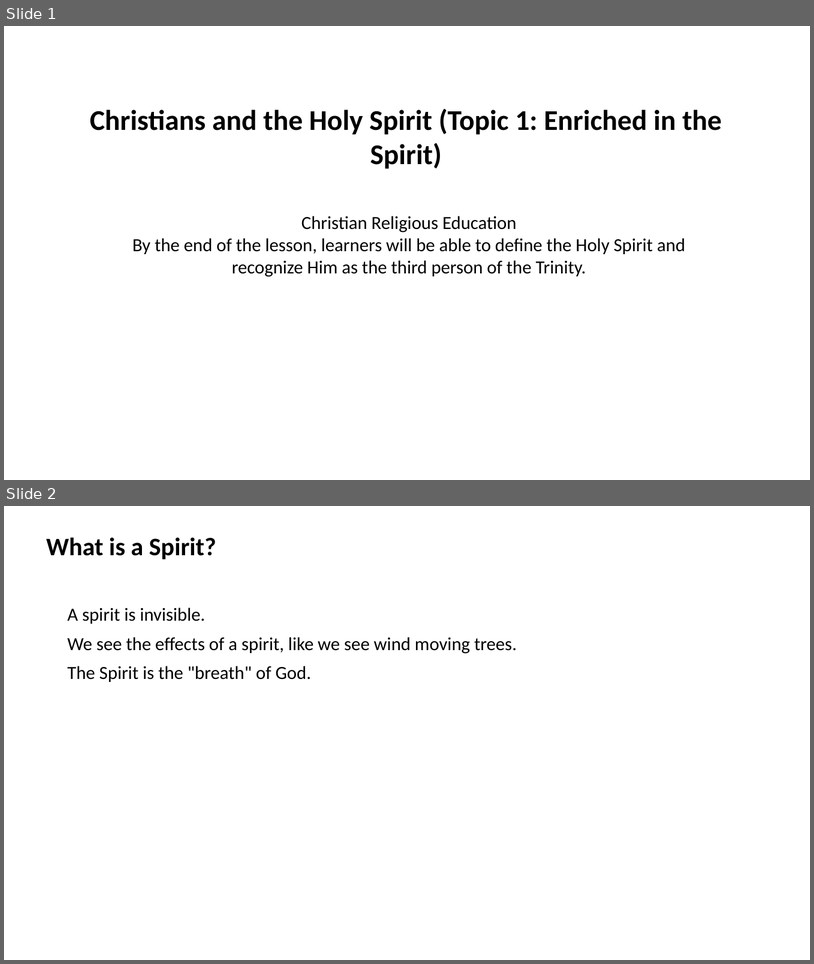
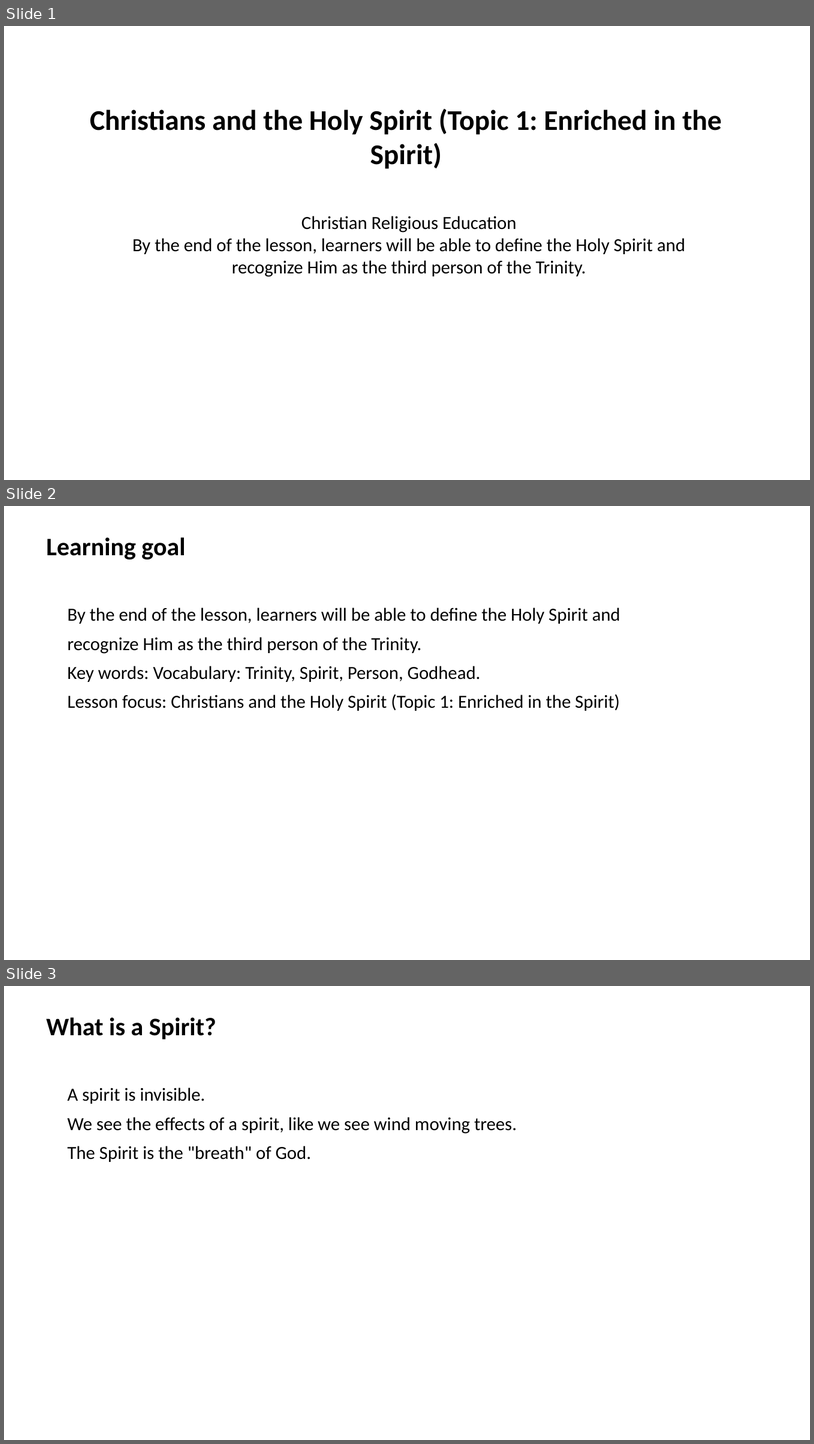
Before and after one commit to yousunjung84-edu/uganda-p7-mvp-20260629, a slide deck: uganda-p7-mvp/p7_t1_christian_religious_education_0101/p7_t1_christian_religious_education_0101.pptx. Shown one above the other, each under a label of ours: slides 1 and 2 before the commit, slides 1, 2 and 3 after it. The pictures are 814x964 and 814x1444 pixels, drawn with LibreOffice and Linux fonts; fonts in the diff are those of the drawing. Boxes give left, top, right and bottom in pixels: in the first picture for what was removed or moved away, otherwise in the second. Text is boxed around its words. In the diff, an @@ line names an element or a change of style, - is before the commit and + after.

```diff
--- a/uganda-p7-mvp/p7_t1_christian_religious_education_0101/p7_t1_christian_religious_education_0101.pptx
+++ b/uganda-p7-mvp/p7_t1_christian_religious_education_0101/p7_t1_christian_religious_education_0101.pptx
@@ slide 2 added at (4, 506, 810, 960), background #FFFFFF @@
@@ text added at (46, 537, 185, 559), 30 pt, text #000000, bold @@
+Learning goal
@@ text added at (68, 607, 621, 711), 22 pt, text #000000 @@
+By the end of the lesson, learners will be able to define the Holy Spirit and
+recognize Him as the third person of the Trinity.
+Key words: Vocabulary: Trinity, Spirit, Person, Godhead.
+Lesson focus: Christians and the Holy Spirit (Topic 1: Enriched in the Spirit)
@@ what was slide 2 is now slide 3 @@
```
Also in this commit, not shown: 1 other slide added, 43 other files.
